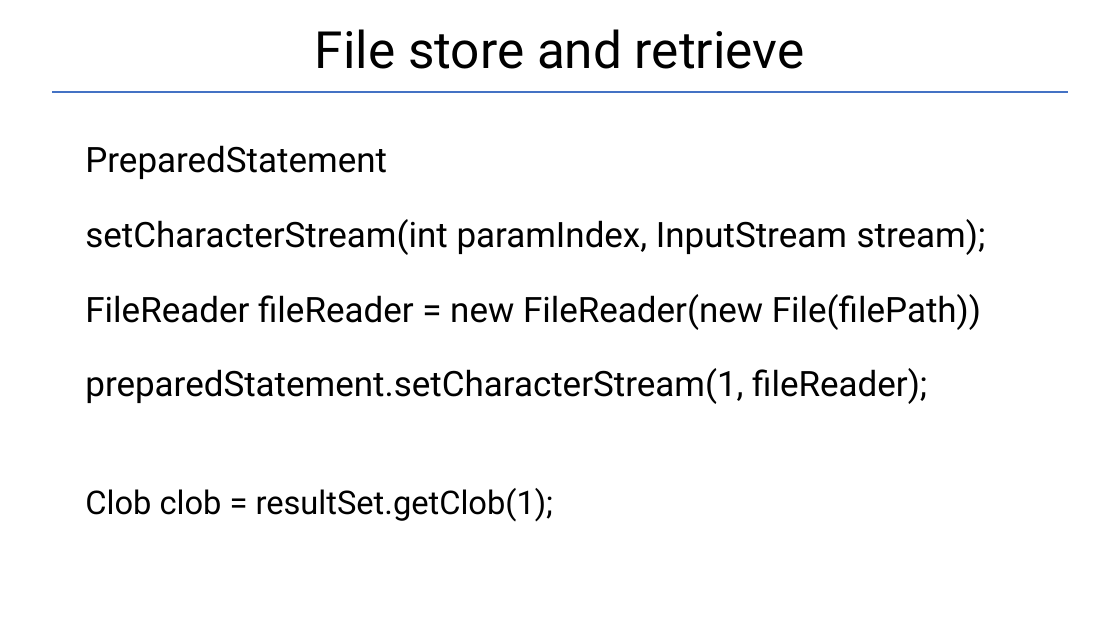
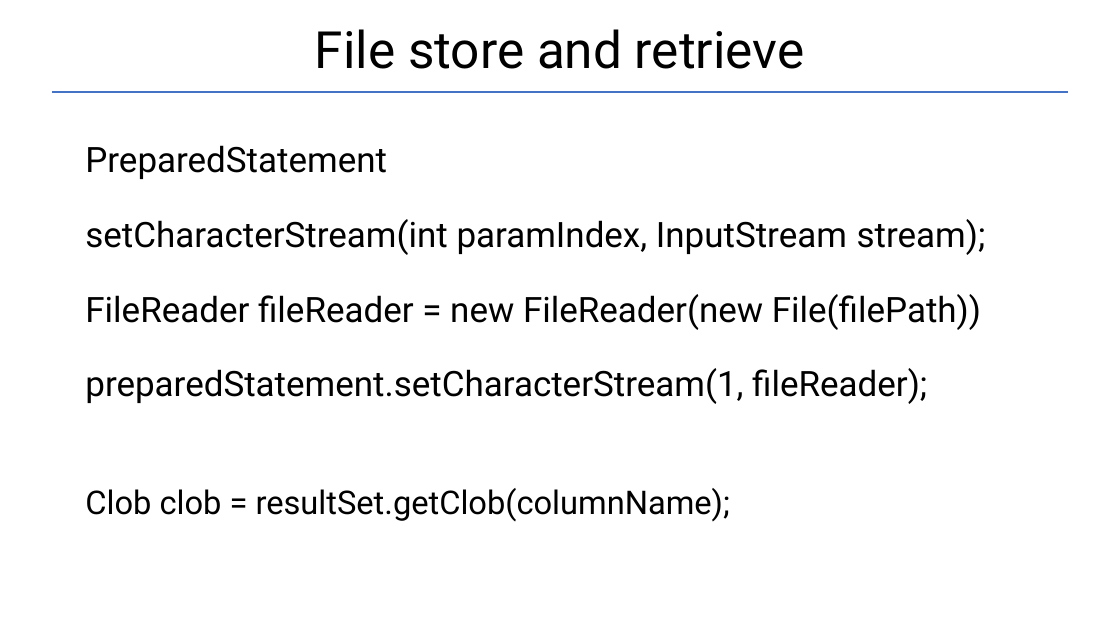
Before and after one commit to Garnik94/Levelup_presentations, a slide deck: slide 14 of JDBC/JDBC_Presentation.pptx. Drawn at 1120x630 pixels with LibreOffice and Linux fonts; fonts in the diff are those of the drawing. Boxes give left, top, right and bottom in pixels: in the first picture for what was removed or moved away, otherwise in the second. Text is boxed around its words. In the diff, an @@ line names an element or a change of style, - is before the commit and + after.

```diff
--- a/JDBC/JDBC_Presentation.pptx
+++ b/JDBC/JDBC_Presentation.pptx
@@ text at <box>85,488,730,521</box>: text changed @@
-Clob clob = resultSet.getClob(1);
+Clob clob = resultSet.getClob(columnName);
```
Also in this commit, not shown: 2 other slides changed, 2 other files.
